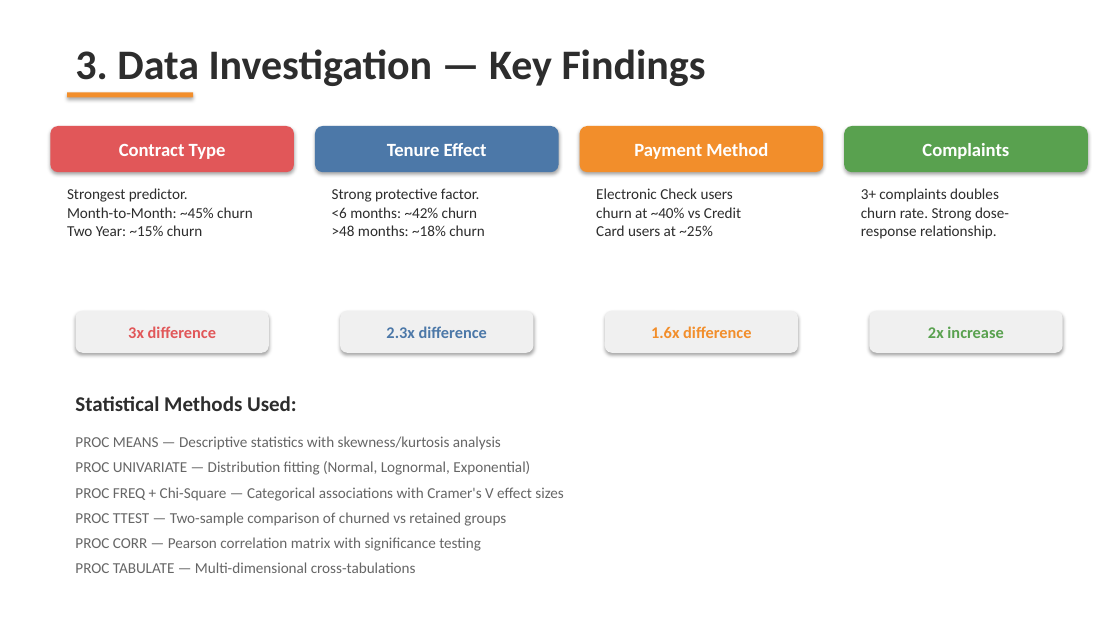
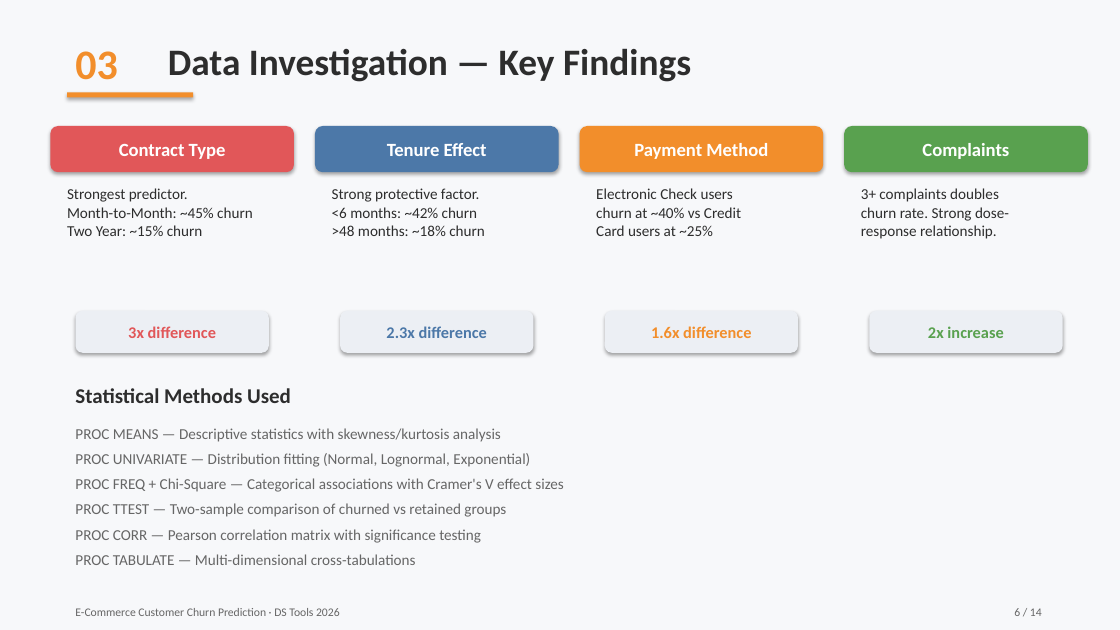
Before and after one commit to ZeyadZaher03/dstools, a slide deck: slide 6 of Churn_Prediction_Presentation.pptx (slide 5 before the commit). Drawn at 1120x630 pixels with LibreOffice and Linux fonts; fonts in the diff are those of the drawing. Boxes give left, top, right and bottom in pixels: in the first picture for what was removed or moved away, otherwise in the second. Text is boxed around its words. In the diff, an @@ line names an element or a change of style, - is before the commit and + after.

```diff
--- a/Churn_Prediction_Presentation.pptx
+++ b/Churn_Prediction_Presentation.pptx
@@ background #FFFFFF to #F7F8FA @@
@@ text added at (x1=75, y1=51, x2=118, y2=80), 36 pt, text #F28E2B, bold @@
+03
@@ text at (x1=168, y1=48, x2=691, y2=82): text changed; size 36 to 32 pt @@
-3. Data Investigation — Key Findings
+Data Investigation — Key Findings
@@ text at (x1=75, y1=388, x2=291, y2=403): text changed @@
-Statistical Methods Used:
+Statistical Methods Used
@@ text "PROC MEANS — Descriptive statistics ..." moved from (x1=75, y1=436, x2=563, y2=573) to (x1=75, y1=428, x2=563, y2=565) @@
@@ text added at (x1=75, y1=608, x2=340, y2=616), 10 pt, text #666666 @@
+E-Commerce Customer Churn Prediction · DS Tools 2026
@@ text added at (x1=1014, y1=608, x2=1042, y2=616), 10 pt, text #666666 @@
+6 / 14
```
Also in this commit, not shown: 12 other slides changed, 1 slide added, 6 other files.
